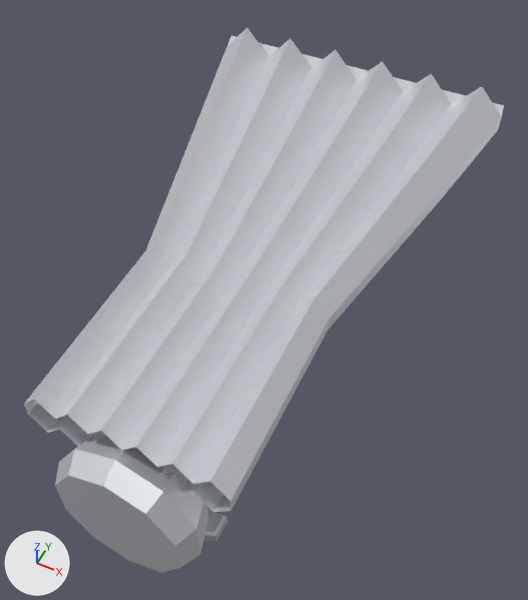
An edit to the glTF model client/public/models/armour/cape_cloak.glb, drawn before and after from the same camera.
Both versions are drawn from a camera (50 mm lens) standing at (0.744, -2.748, 1.922) and looking at (0.033, -1.327, 0.146). Arrows for +X, +Y and +Z are at lower left; the lights stay in place. The picture after the commit comes second. Vertices at exactly the same position are counted once.

The first picture shows 'Cape0', 'Cape1', 'Cape2', 'Torso'.
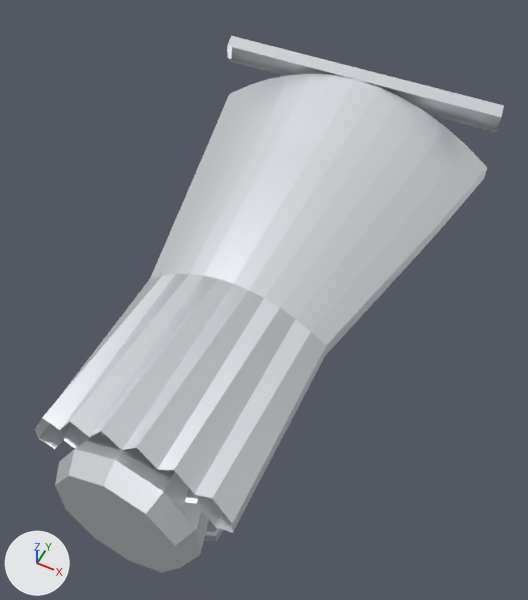
What differs and where, as boxes [x1, y1, x2, y2] in the pictures (528 x 600 px; the box of a moved part takes in the faces that stretch with it):
'Cape0', reshaped
    before: [24, 243, 329, 512]
    after: [35, 274, 326, 533]
'Cape1', reshaped (6% shorter)
    before: [146, 97, 446, 329]
    after: [151, 139, 437, 356]
'Cape2', reshaped (20% taller)
    before: [201, 28, 504, 195]
    after: [204, 36, 504, 236]
part 3 of me_cape2, moved or reshaped
    before: [201, 28, 501, 195]
    after: [204, 74, 487, 236]

The change, as a list of edits to the scene's bpy script:
```text
Change me_cape0:
    used by ob_cape0; location = (0.0, 0.0, 0.0)
    remove me_cape0.from_pydata(...)  # 52 vertices, 52 faces; spans x -0.31..0.31, y -2.06..-1.463, z 0.189..0.394
    add me_cape0.from_pydata(...)  # 52 vertices, 52 faces; spans x -0.31..0.31, y -2.06..-1.463, z 0.103..0.347
    me_cape0 part 1: 48 of 52 vertices moved; they spanned x -0.31..0.31, y -2.06..-1.463, z 0.189..0.394 and now span x -0.31..0.31, y -2.06..-1.463, z 0.103..0.347; mean shift (0.0, 0.0, -0.052); largest move (-0.256, -1.463, 0.394) -> (-0.256, -1.463, 0.253)
Change me_cape1:
    used by ob_cape1; location = (0.0, 0.0, 0.0)
    remove me_cape1.from_pydata(...)  # 52 vertices, 52 faces; spans x -0.447..0.447, y -1.463..-0.863, z 0.233..0.519
    add me_cape1.from_pydata(...)  # 52 vertices, 52 faces; spans x -0.447..0.447, y -1.463..-0.863, z 0.166..0.438
    me_cape1 part 2: 48 of 52 vertices moved; they spanned x -0.447..0.447, y -1.463..-0.863, z 0.233..0.519 and now span x -0.447..0.447, y -1.463..-0.863, z 0.166..0.433; mean shift (0.0, 0.0, -0.063); largest move (-0.372, -0.863, 0.519) -> (-0.372, -0.863, 0.314)
Change me_cape2:
    used by ob_cape2; location = (0.0, 0.0, 0.0)
    remove me_cape2.from_pydata(...)  # 56 vertices, 62 faces; spans x -0.52..0.52, y -0.863..-0.505, z 0.308..0.599
    add me_cape2.from_pydata(...)  # 60 vertices, 62 faces; spans x -0.52..0.52, y -0.863..-0.505, z 0.21..0.535
    me_cape2 part 3
    16 vertices are removed from x -0.447..0.447, y -0.863..-0.53, z 0.308..0.599
    26 faces are deleted
    4 vertices in x -0.149..0.149, y -0.863, z 0.388..0.438 move by (0.0, 0.0, -0.02)
    4 vertices in x -0.173..0.173, y -0.53, z 0.455..0.505 move by (0.0, 0.0, -0.023)
    20 vertices move from x -0.433..0.433, y -0.863..-0.53, z 0.308..0.599 to x -0.433..0.433, y -0.863..-0.53, z 0.309..0.499
    20 vertices are added at x -0.52..0.52, y -0.863..-0.53, z 0.21..0.413
    26 new faces join them
```
